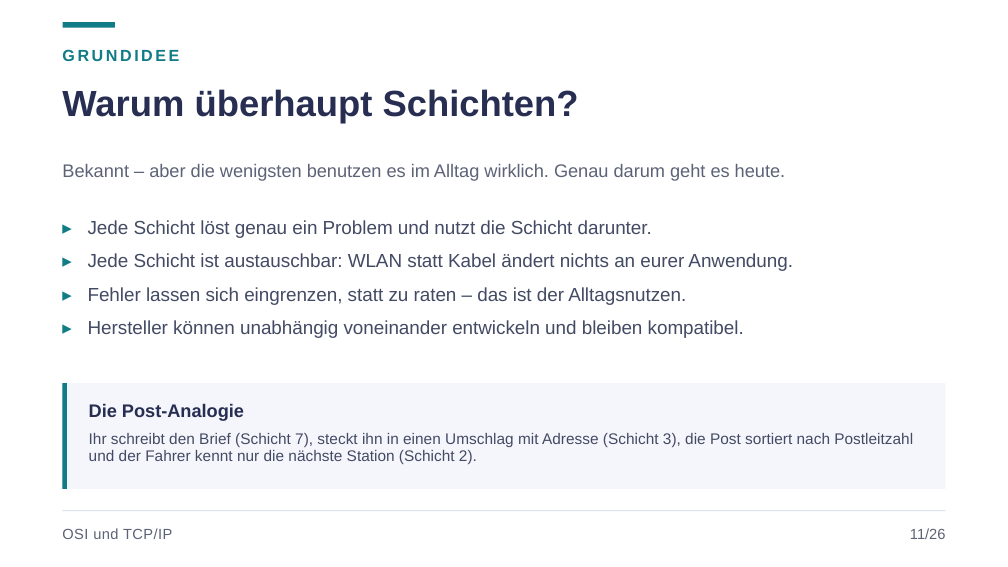
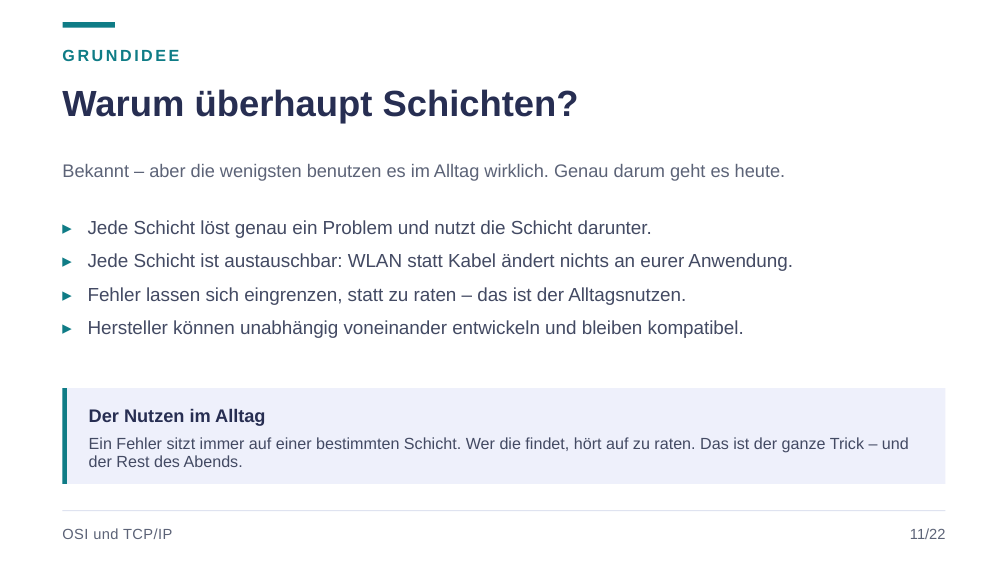
Before and after one commit to JacobMenge/kurs-unterlagen, a slide deck: slide 15 of folien/dist/01-netzwerke-grundlagen.pptx. Drawn at 1008x567 pixels with LibreOffice and Linux fonts; fonts in the diff are those of the drawing. Boxes give left, top, right and bottom in pixels: in the first picture for what was removed or moved away, otherwise in the second. Text is boxed around its words. In the diff, an @@ line names an element or a change of style, - is before the commit and + after.

```diff
--- a/folien/dist/01-netzwerke-grundlagen.pptx
+++ b/folien/dist/01-netzwerke-grundlagen.pptx
@@ rectangle: place and size @@
-rectangle at box(62, 383, 67, 489)
+rectangle at box(62, 388, 67, 484)
@@ rectangle: place and size @@
-rectangle at box(62, 383, 946, 489)
+rectangle at box(62, 388, 946, 484)
@@ rectangle at box(62, 388, 946, 484): fill #F5F6FC to #EEF0FB @@
@@ text at box(89, 408, 265, 426): text changed @@
-Die Post-Analogie
+Der Nutzen im Alltag
@@ text at box(89, 437, 909, 467): text changed; size 11 to 11.5 pt @@
-Ihr schreibt den Brief (Schicht 7), steckt ihn in einen Umschlag mit Adresse (Schicht 3), die Post sortiert nach Postleitzahl und der Fahrer kennt nur die nächste Station (Schicht 2).
+Ein Fehler sitzt immer auf einer bestimmten Schicht. Wer die findet, hört auf zu raten. Das ist der ganze Trick – und der Rest des Abends.
@@ text at box(910, 528, 945, 539): text changed @@
-11/26
+11/22
```
Also in this commit, not shown: 16 other slides changed, 6 slides added, 10 slides removed, 22 other files.
